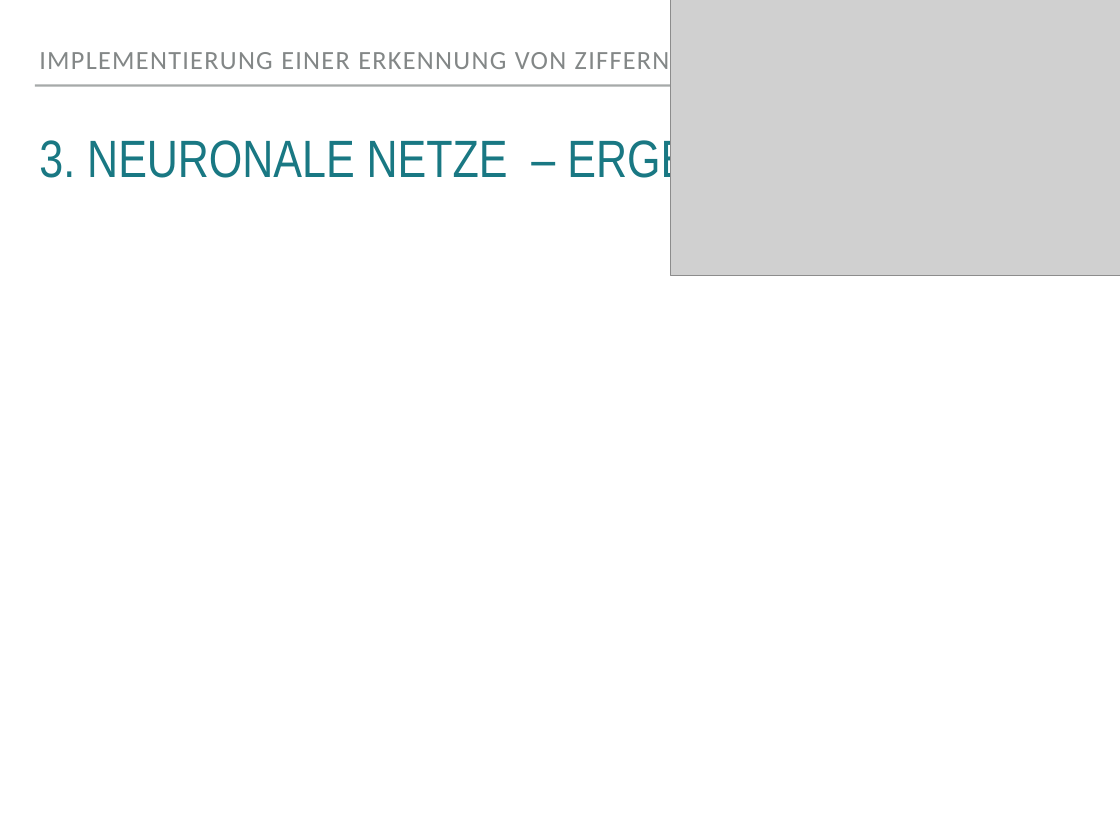
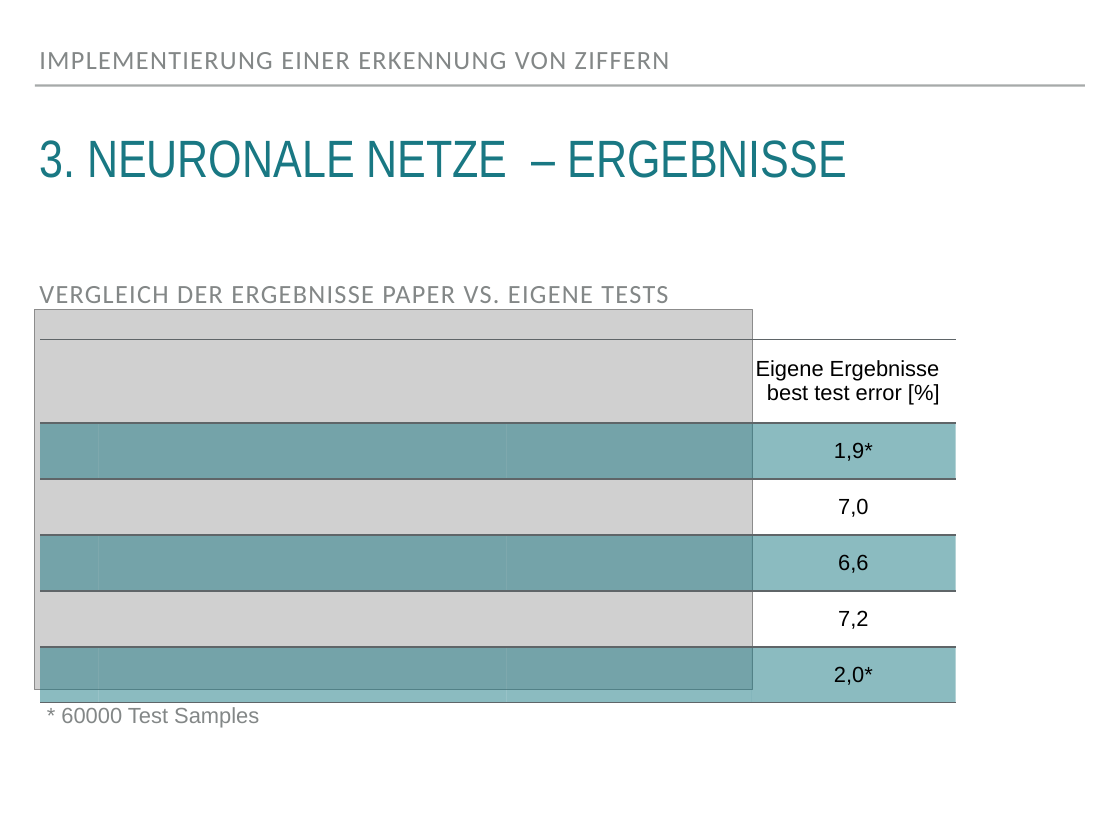
Before and after one commit to cataleya/isy-project, a slide deck: slide 14 of Auswertung, Präsi/isy_endpraese.pptx (slide 11 before the commit). Drawn at 1120x840 pixels with LibreOffice and Linux fonts; fonts in the diff are those of the drawing; grey boxes stand for pictures; background and template pictures are left out. Boxes give left, top, right and bottom in pixels: in the first picture for what was removed or moved away, otherwise in the second. Text is boxed around its words. In the diff, an @@ line names an element or a change of style, - is before the commit and + after.

```diff
--- a/Auswertung, Präsi/isy_endpraese.pptx
+++ b/Auswertung, Präsi/isy_endpraese.pptx
@@ text added at bbox=[39, 286, 668, 310], 24 pt, text #838787 @@
+VERGLEICH DER ERGEBNISSE PAPER VS. EIGENE TESTS
@@ picture: place and size @@
-picture at bbox=[671, 0, 1120, 276]
+picture at bbox=[34, 309, 752, 689]
@@ table added at bbox=[40, 339, 955, 689], 6 rows, 4 columns @@
+ |  |  | Eigene Ergebnisse best test error [%]
+ |  |  | 1,9*
+ |  |  | 7,0
+ |  |  | 6,6
+ |  |  | 7,2
+ |  |  | 2,0*
@@ text added at bbox=[61, 707, 259, 728], 20 pt, text #838787 @@
+* 60000 Test Samples
```
Also in this commit, not shown: 12 other slides changed, 6 slides added, 1 slide removed, 2 other files.
